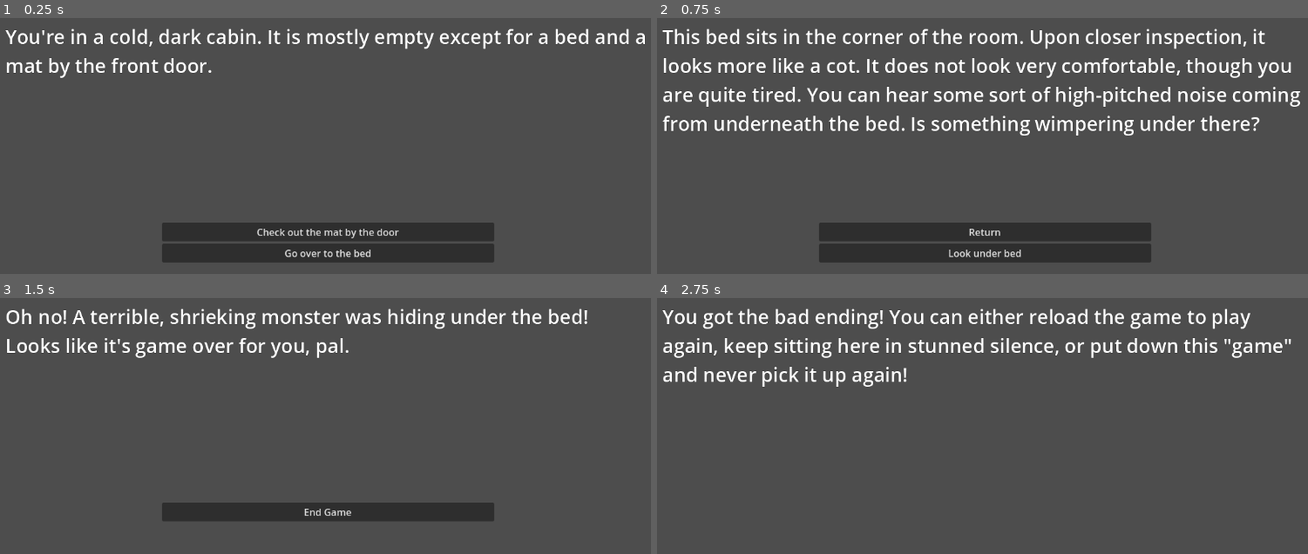
Above: before the commit, frames 1-4 (two rows, left to right).
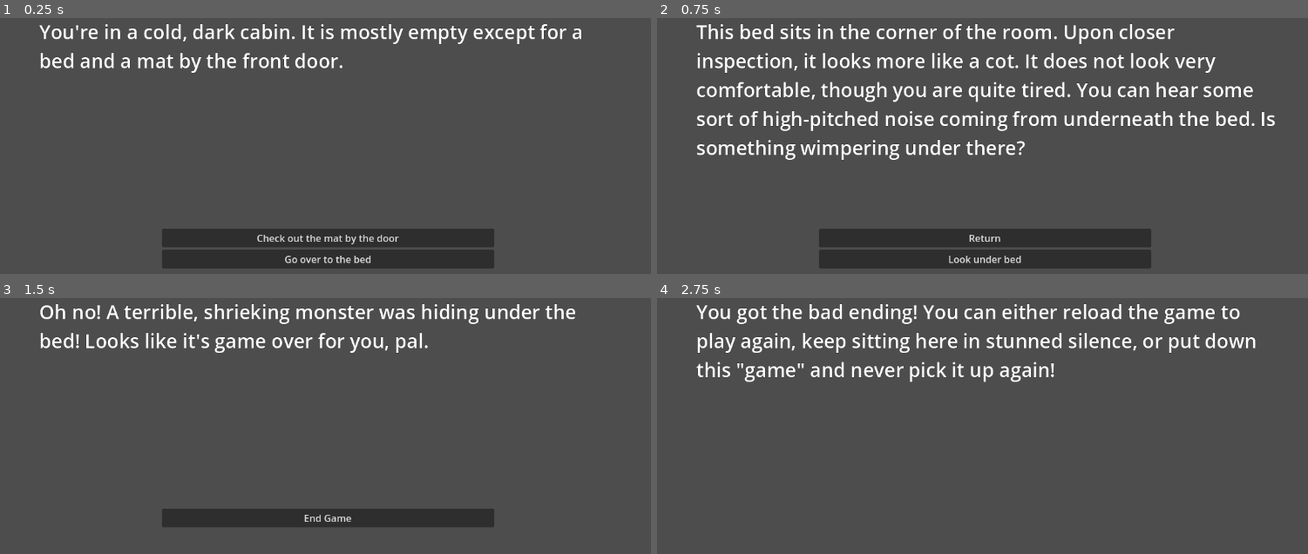
Above: after the commit, the same moments.

Repository: EasternU-SP26-CSCI315/JD-TextAdventure-Template
Game: Godot game, scene res://main.tscn
The game is run twice, just before and just after one commit, with the same random seed, the same clock (stepped at 60 frames per second) and the same inputs.
Inputs:
- Up to frame 1 (0.25 s): no input
- Up to frame 2 (0.75 s): click "Go over to the bed" at 0.5 s
- Up to frame 3 (1.5 s): click "Look under bed" at 1.25 s
- Up to frame 4 (2.75 s): click "End Game" at 2 s

The runs differ from the first frame. In frame 1, 8.5% of the frame differs, in the area x 0-100%, y 2-98%; in frame 2, 18%, in the area x 0-99%, y 2-98%; in frame 3, 7.7%; in frame 4, 8.3%.

Commit message:
Light formatting change, renamed variables

Diff:
--- a/main.gd
+++ b/main.gd
@@ -38,34 +38,34 @@
 func rebuild_choices(choice_list: Array[Choice]) -> void:
 	clear_choices()
 
-	for c in choice_list:
-		if not is_instance_valid(c): # This likely won't happen, but just in case...
+	for choice in choice_list:
+		if not is_instance_valid(choice): # This likely won't happen, but just in case...
 			continue
 
-		if not choice_is_visible(c): # Check the condition for this choice, move on if not met
+		if not choice_is_visible(choice): # Check the condition for this choice, move on if not met
 			continue
 
-		var b := Button.new()
-		choices_box.add_child(b)
-		b.text = c.label
+		var button := Button.new()
+		choices_box.add_child(button)
+		button.text = choice.label
 		# This could be where some extra formatting options are set.
 		# Or, we could create a new scene with just a button inside it, then load that scene in
 		#    _ready and instantiate it here, with formatting all set up and ready to go.
 
 		# Connect a lambda function to the button's pressed signal
 		# We could absolutely create a function and pass it as a reference below, but this works just as well
-		b.pressed.connect(func():
-			try_apply_action(c.do)
-
-			var target: StoryNode = resolve_story_node_from_path(c.go_to, current_node)
+		button.pressed.connect(func():
+			try_apply_action(choice.do)
+
+			var target: StoryNode = resolve_story_node_from_path(choice.go_to, current_node)
 			# Try a couple more reasonable anchors, since the go_to variable is a relative path
 			if target == null:
-				target = resolve_story_node_from_path(c.go_to, nodes_root)
+				target = resolve_story_node_from_path(choice.go_to, nodes_root)
 			if target == null:
-				target = resolve_story_node_from_path(c.go_to, self)
+				target = resolve_story_node_from_path(choice.go_to, self)
 
 			if target == null:
-				push_warning("Choice '%s' go_to (current node: %s) did not resolve: %s" % [c.label, current_node.name, str(c.go_to)])
+				push_warning("Choice '%s' go_to (current node: %s) did not resolve: %s" % [choice.label, current_node.name, str(choice.go_to)])
 				return
 
 			go_to_node(target)
@@ -237,3 +237,5 @@
 func clear_choices() -> void:
 	for child in choices_box.get_children():
 		child.queue_free()
+
+#endregion
--- a/main.tscn
+++ b/main.tscn
@@ -65,6 +65,13 @@
 go_to = NodePath("../../end_bad")
 metadata/_custom_type_script = "uid://cgyk67vv44138"
 
+[sub_resource type="Resource" id="Resource_efxa6"]
+script = ExtResource("2_0xm2m")
+label = "Restart"
+go_to = NodePath("../start")
+do = "set has_key false"
+metadata/_custom_type_script = "uid://cgyk67vv44138"
+
 [node name="Main" type="Control"]
 layout_mode = 3
 anchors_preset = 15
@@ -80,10 +87,10 @@
 layout_mode = 1
 anchors_preset = 10
 anchor_right = 1.0
-offset_left = 42.0
-offset_top = 37.0
-offset_right = -41.0
-offset_bottom = 246.0
+offset_left = 98.0
+offset_top = 29.0
+offset_right = -84.0
+offset_bottom = 244.0
 grow_horizontal = 2
 label_settings = SubResource("LabelSettings_7dm0k")
 autowrap_mode = 3
@@ -97,9 +104,9 @@
 anchor_top = 1.0
 anchor_right = 0.5
 anchor_bottom = 1.0
-offset_left = -18.0
-offset_top = -280.0
-offset_right = 18.0
+offset_left = -275.0
+offset_top = -270.0
+offset_right = 275.0
 grow_horizontal = 2
 grow_vertical = 0
 
@@ -134,6 +141,7 @@
 [node name="end_ok" type="Node" parent="Nodes"]
 script = ExtResource("1_ig7tw")
 text = "You finally escaped the cabin! But now you're lost in the middle of the forest, with a snow storm raging around you..."
+choices = Array[ExtResource("2_0xm2m")]([SubResource("Resource_efxa6")])
 
 [node name="end_bad" type="Node" parent="Nodes"]
 script = ExtResource("1_ig7tw")
Not shown: 1 places in main.tscn that only renumber resources
